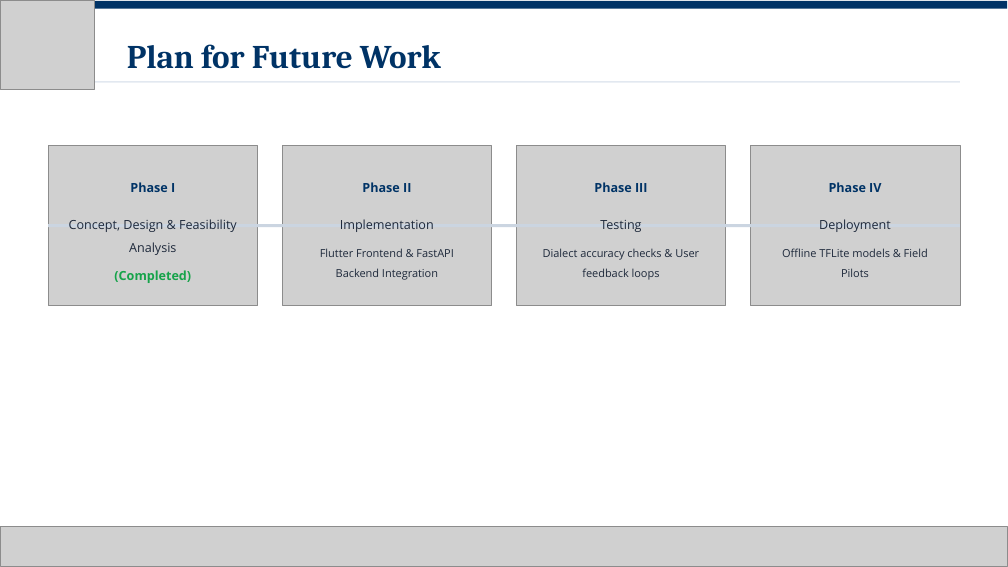
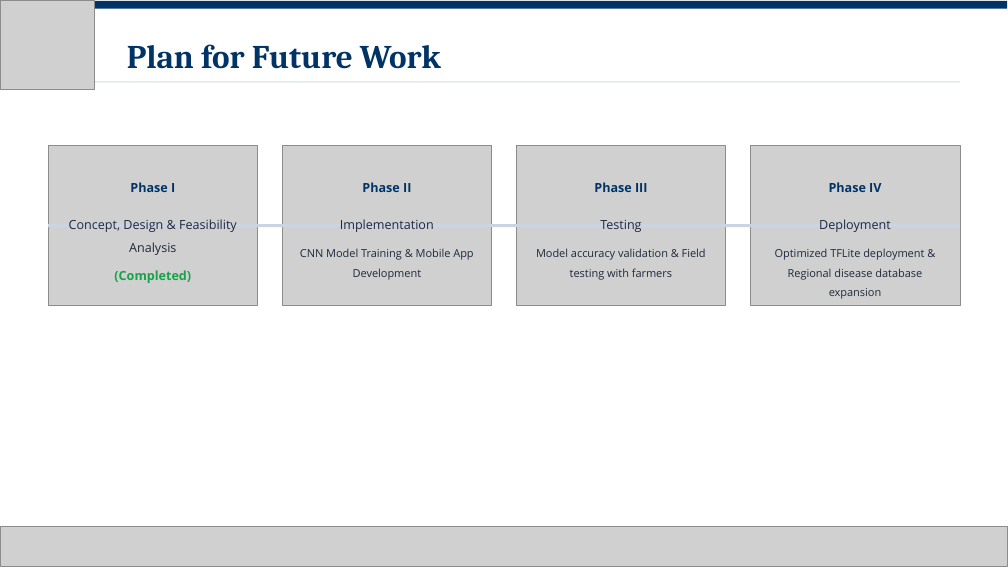
Before and after one commit to KrishnaHarish/RIT-MCA-3sem-2026, a slide deck: slide 10 of AI Agronomist - Phase I Final.pptx. Drawn at 1008x567 pixels with LibreOffice and Linux fonts; fonts in the diff are those of the drawing; grey boxes stand for pictures. Boxes give left, top, right and bottom in pixels: in the first picture for what was removed or moved away, otherwise in the second. Text is boxed around its words. In the diff, an @@ line names an element or a change of style, - is before the commit and + after.

```diff
--- a/AI Agronomist - Phase I Final.pptx
+++ b/AI Agronomist - Phase I Final.pptx
@@ text at <box>300,248,473,280</box>: text changed @@
-Flutter Frontend & FastAPI Backend Integration
+CNN Model Training & Mobile App Development
@@ text at <box>536,248,706,280</box>: text changed @@
-Dialect accuracy checks & User feedback loops
+Model accuracy validation & Field testing with farmers
@@ text at <box>775,248,924,299</box>: text changed @@
-Offline TFLite models & Field Pilots
+Optimized TFLite deployment & Regional disease database expansion
```
Also in this commit, not shown: 9 other slides changed.
